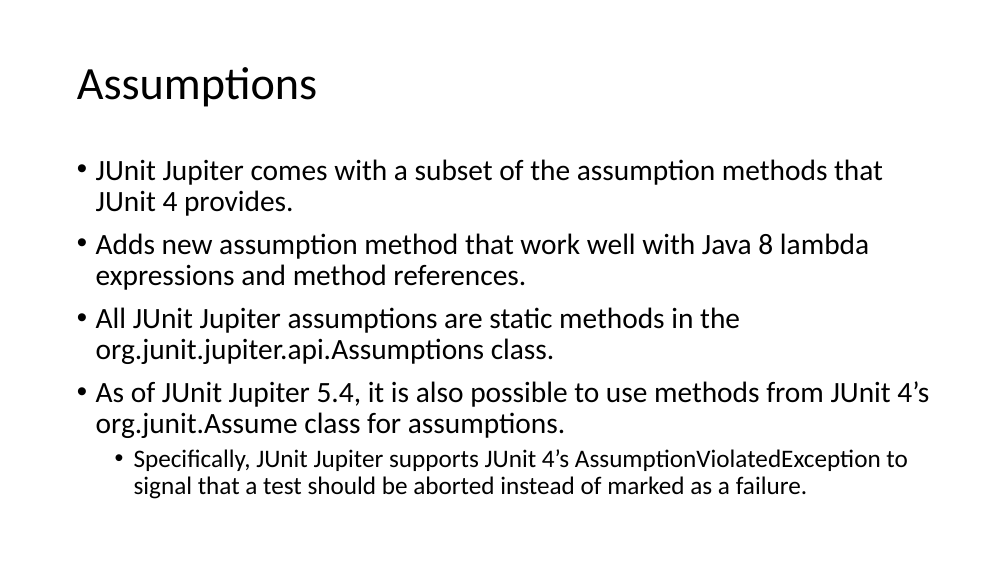
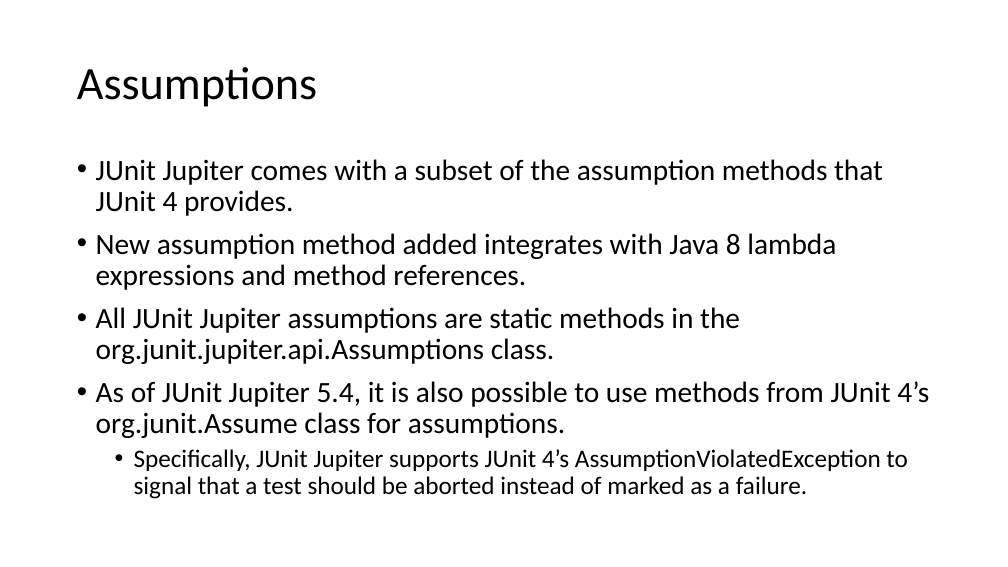
Before and after one commit to cebartling/test-driven, a slide deck: slide 22 of presentations/Introduction to JUnit 5.pptx. Drawn at 1008x567 pixels with LibreOffice and Linux fonts; fonts in the diff are those of the drawing. Boxes give left, top, right and bottom in pixels: in the first picture for what was removed or moved away, otherwise in the second. Text is boxed around its words. In the diff, an @@ line names an element or a change of style, - is before the commit and + after.

```diff
--- a/presentations/Introduction to JUnit 5.pptx
+++ b/presentations/Introduction to JUnit 5.pptx
@@ text at <box>96,233,836,290</box>: text changed @@
-• Adds new assumption method that work well with Java 8 lambda expressions and method references.
+• New assumption method added integrates with Java 8 lambda expressions and method references.
```
Also in this commit, not shown: 1 other slide changed.
